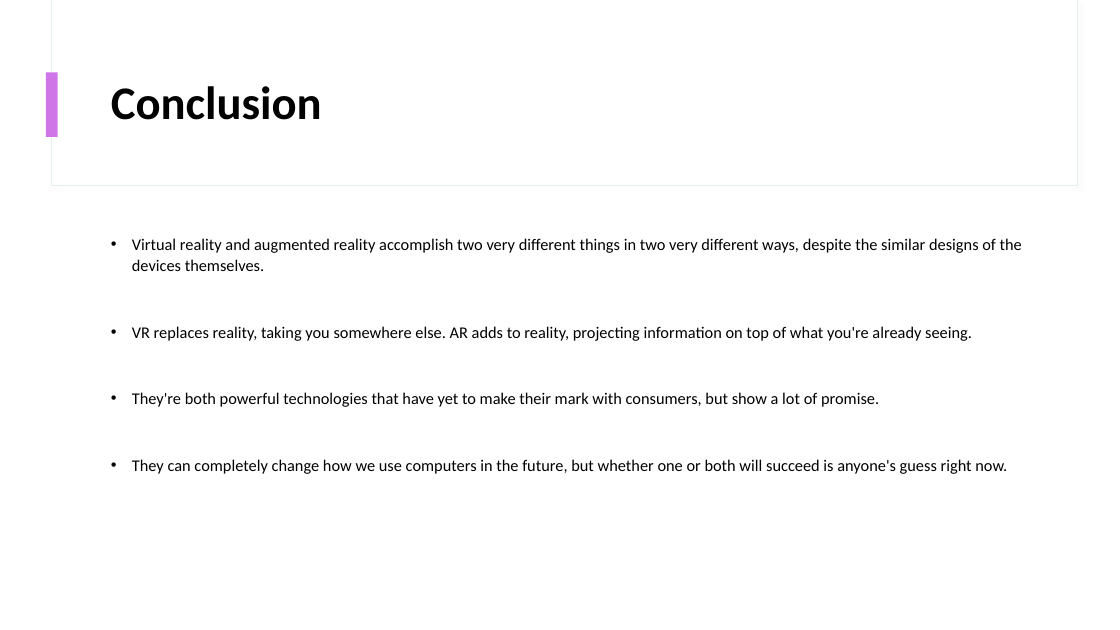
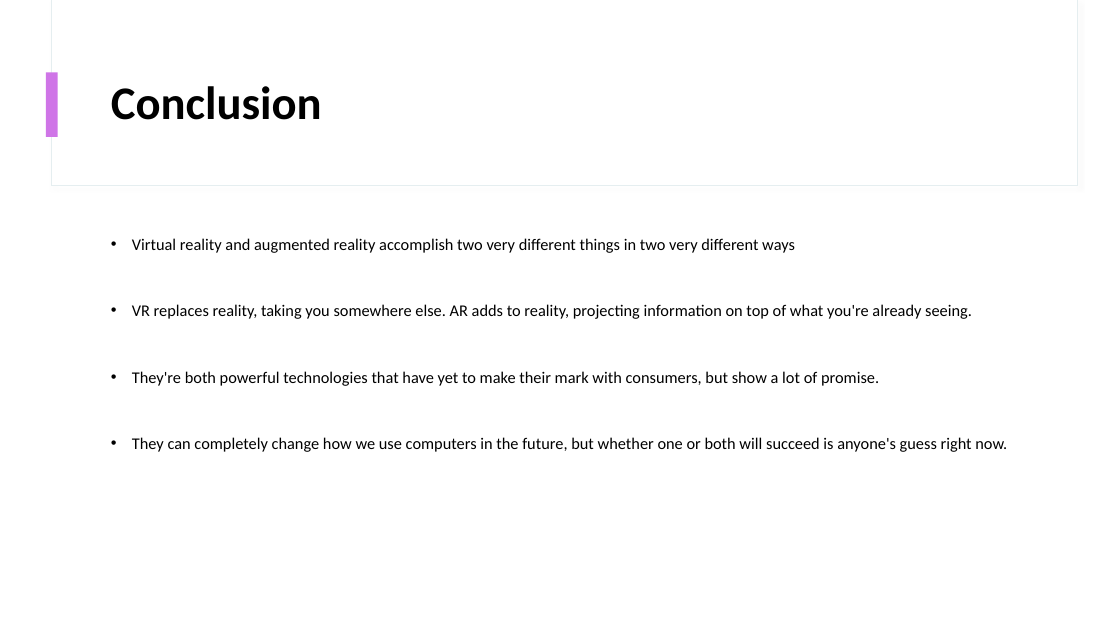
Before and after one commit to elie91/ESGI_Cours, a slide deck: slide 6 of Anglais/Présentation/EnglishPresentation.pptx. Drawn at 1120x630 pixels with LibreOffice and Linux fonts; fonts in the diff are those of the drawing. Boxes give left, top, right and bottom in pixels: in the first picture for what was removed or moved away, otherwise in the second. Text is boxed around its words. In the diff, an @@ line names an element or a change of style, - is before the commit and + after.

```diff
--- a/Anglais/Présentation/EnglishPresentation.pptx
+++ b/Anglais/Présentation/EnglishPresentation.pptx
@@ text at [132,238,795,253]: text changed @@
-• Virtual reality and augmented reality accomplish two very different things in two very different ways, despite the similar designs of the devices themselves.
+• Virtual reality and augmented reality accomplish two very different things in two very different ways
```
Also in this commit, not shown: 3 other slides changed, 5 other files.
